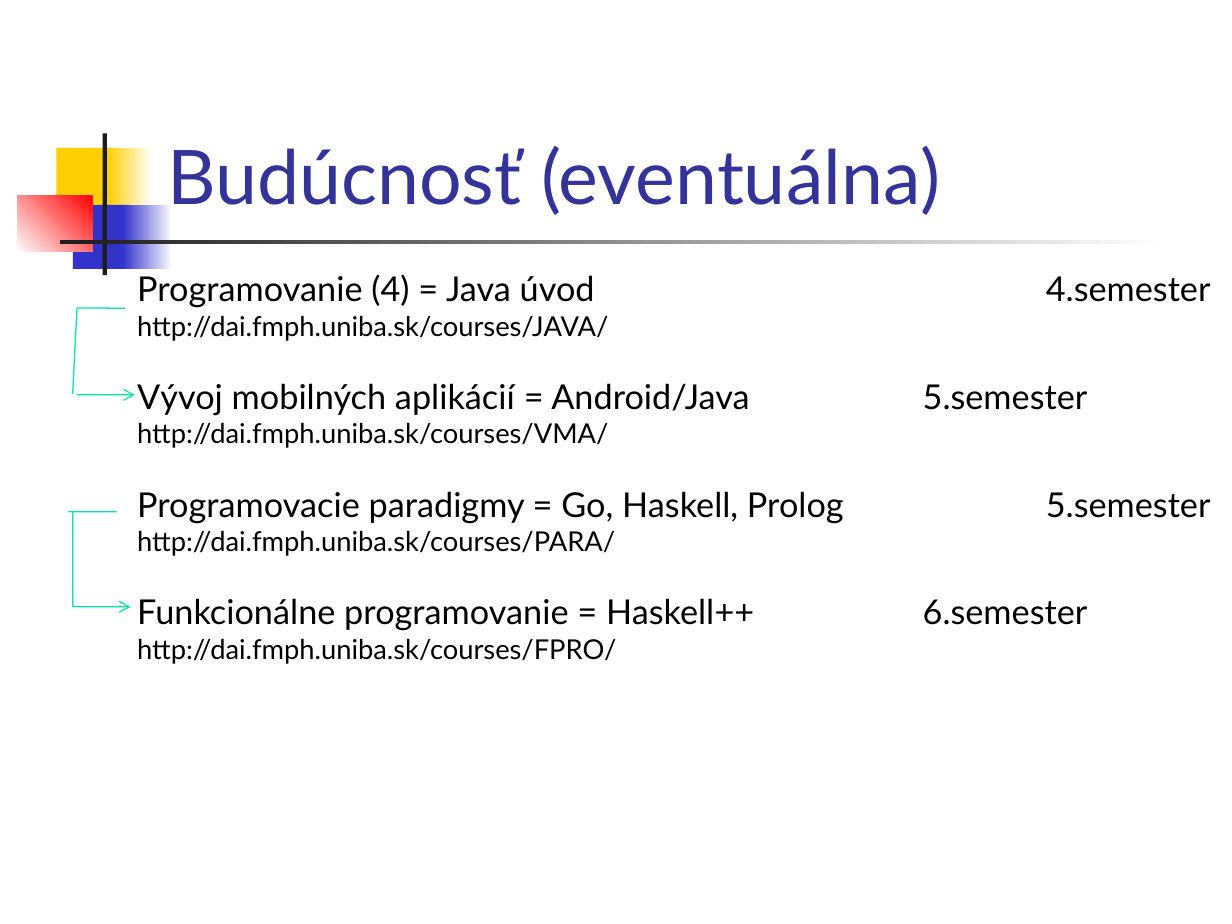
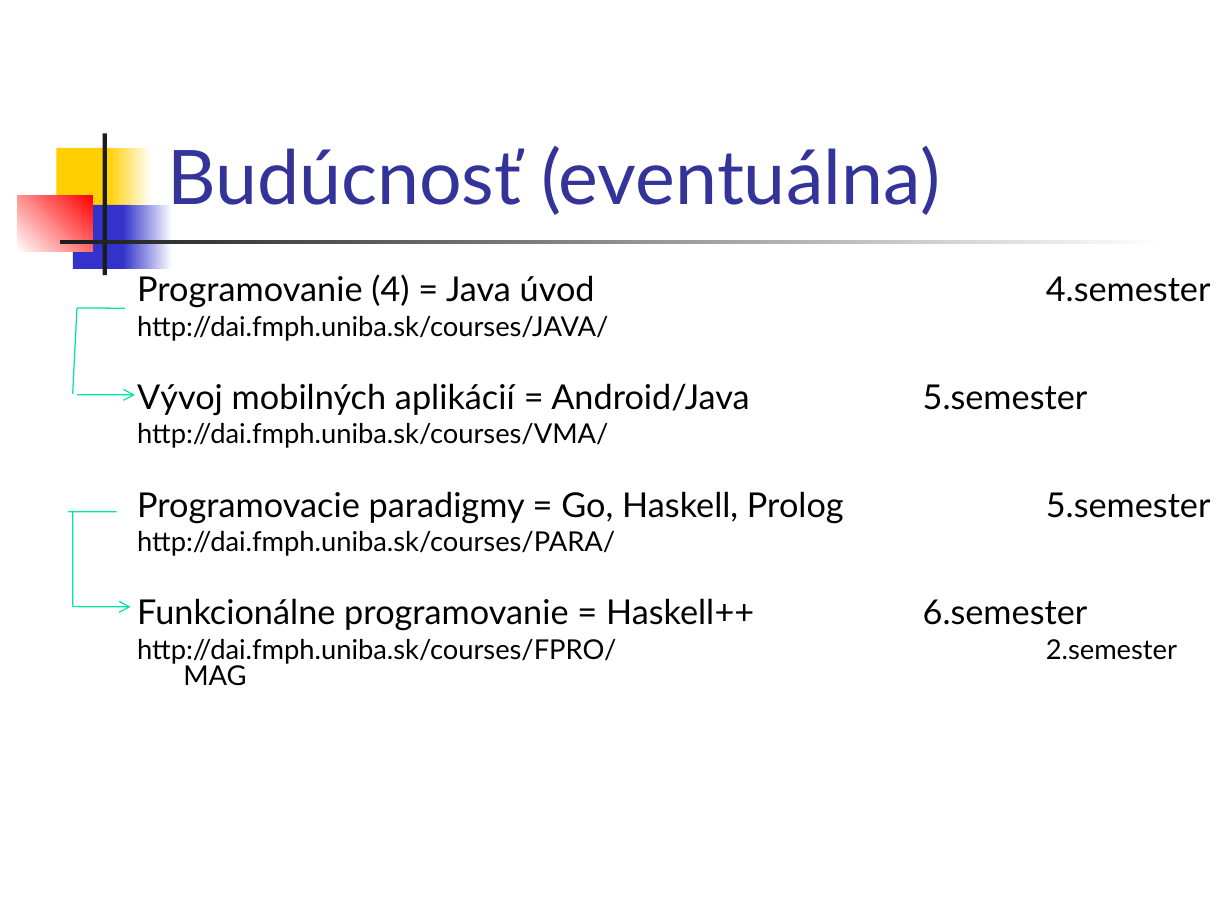
Before and after one commit to Programovanie4/Prednasky, a slide deck: slide 5 of 01/01_java.ppt. Drawn at 1232x924 pixels with LibreOffice and Linux fonts; fonts in the diff are those of the drawing. Boxes give left, top, right and bottom in pixels: in the first picture for what was removed or moved away, otherwise in the second. Text is boxed around its words. In the diff, an @@ line names an element or a change of style, - is before the commit and + after.

```diff
--- a/01/01_java.ppt
+++ b/01/01_java.ppt
@@ text at (137, 639, 1177, 664): text changed @@
-http://dai.fmph.uniba.sk/courses/FPRO/
+http://dai.fmph.uniba.sk/courses/FPRO/ 2.semester MAG
```
Also in this commit, not shown: 20 other slides changed, 1 slide added, 1 other file.
